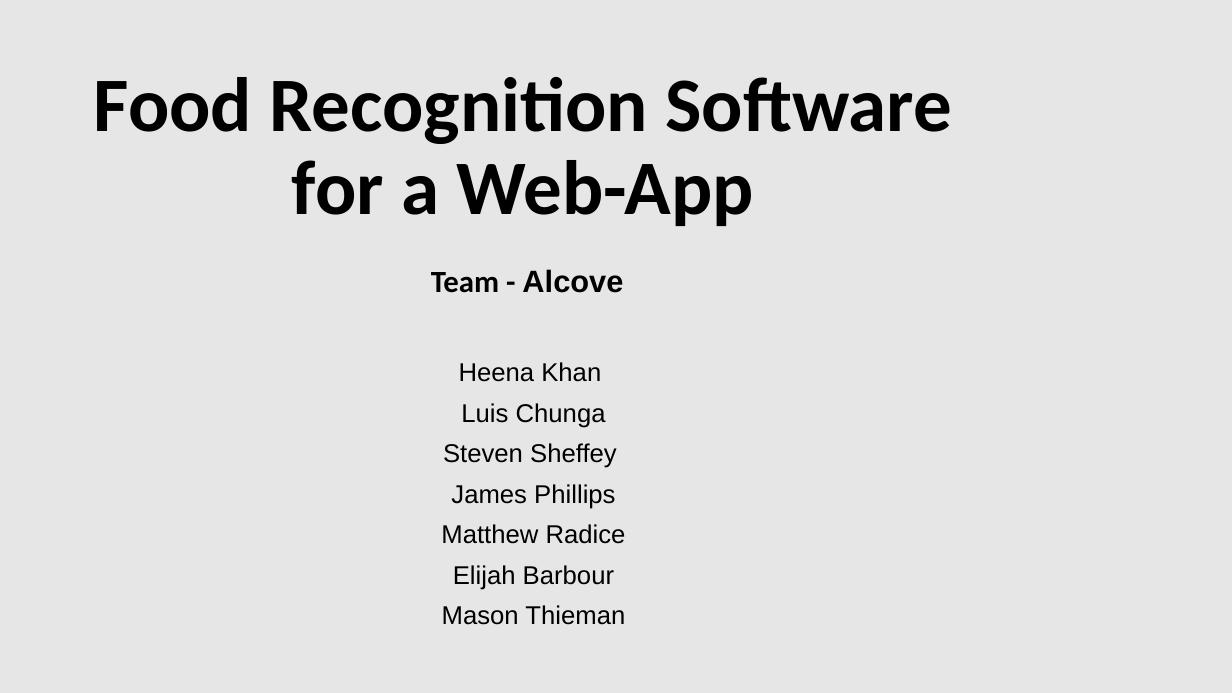
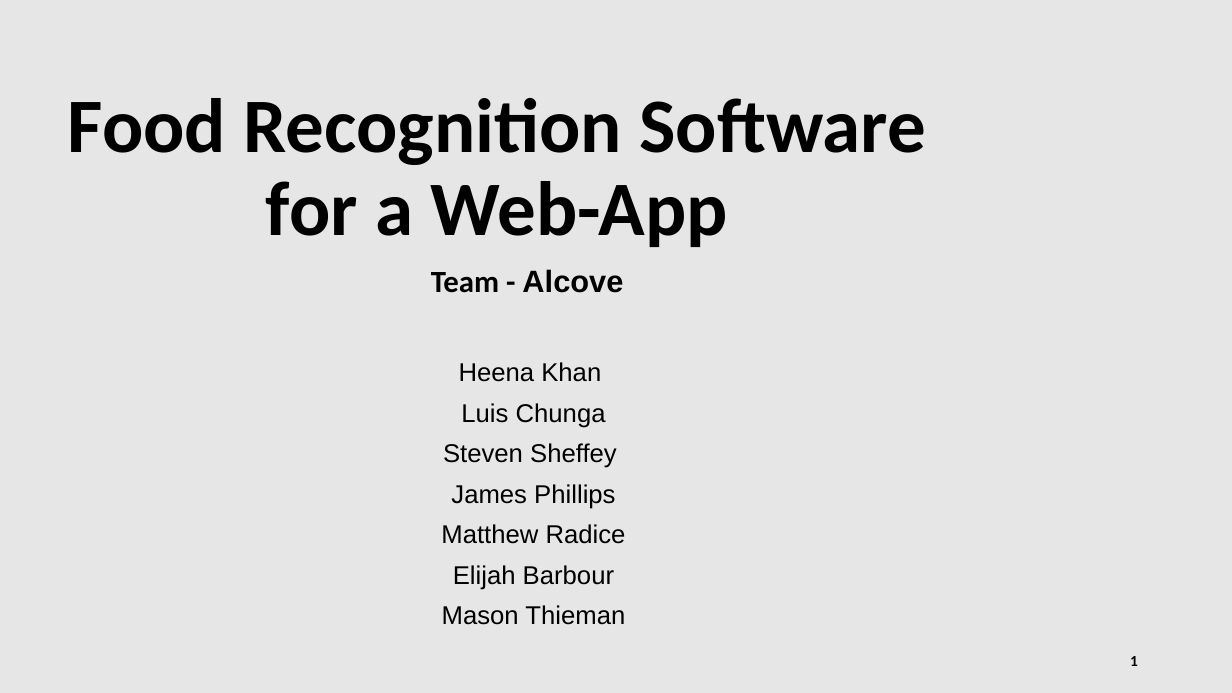
Before and after one commit to Hennakhan/S20-team8-project, a slide deck: slide 1 of Project_Presentation.pptx. Drawn at 1232x693 pixels with LibreOffice and Linux fonts; fonts in the diff are those of the drawing; background and template pictures are left out. Boxes give left, top, right and bottom in pixels: in the first picture for what was removed or moved away, otherwise in the second. Text is boxed around its words. In the diff, an @@ line names an element or a change of style, - is before the commit and + after.

```diff
--- a/Project_Presentation.pptx
+++ b/Project_Presentation.pptx
@@ title "Food Recognition Software for a ...": place and size @@
-title "Food Recognition Software for a ..." at (94, 77, 951, 226)
+title "Food Recognition Software for a ..." at (68, 98, 925, 247)
@@ page number added at (1130, 656, 1138, 666), 12 pt, text #000000, bold @@
+1
```
Also in this commit, not shown: 9 other slides changed, 5 slides added, 3 slides removed, 1 other file.
